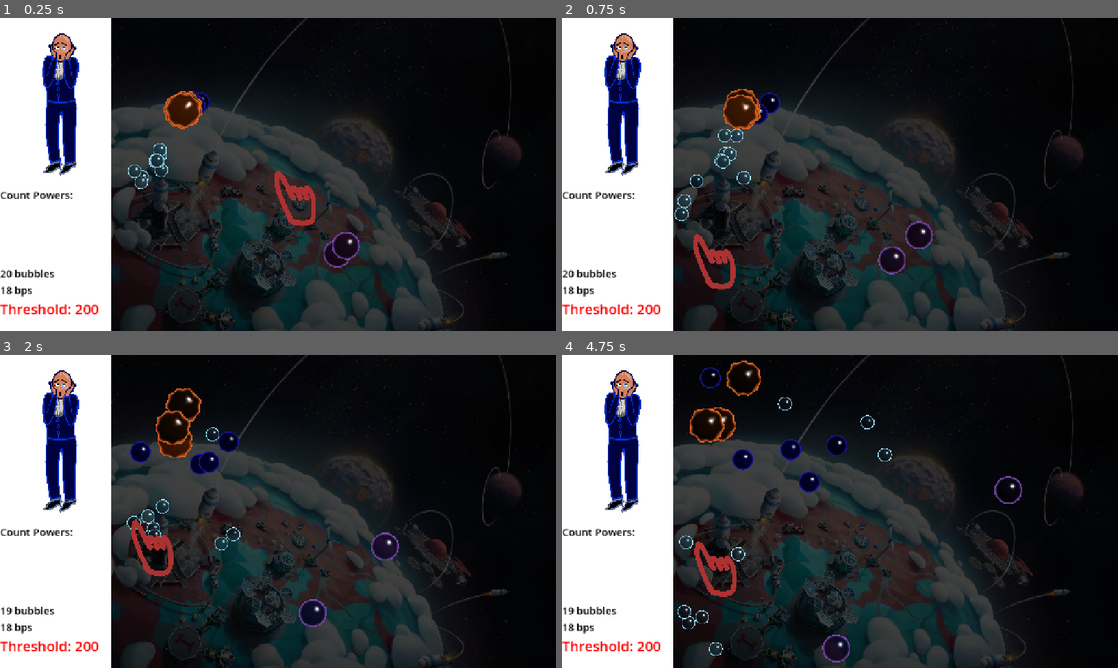
Above: before the commit, frames 1-4 (two rows, left to right).
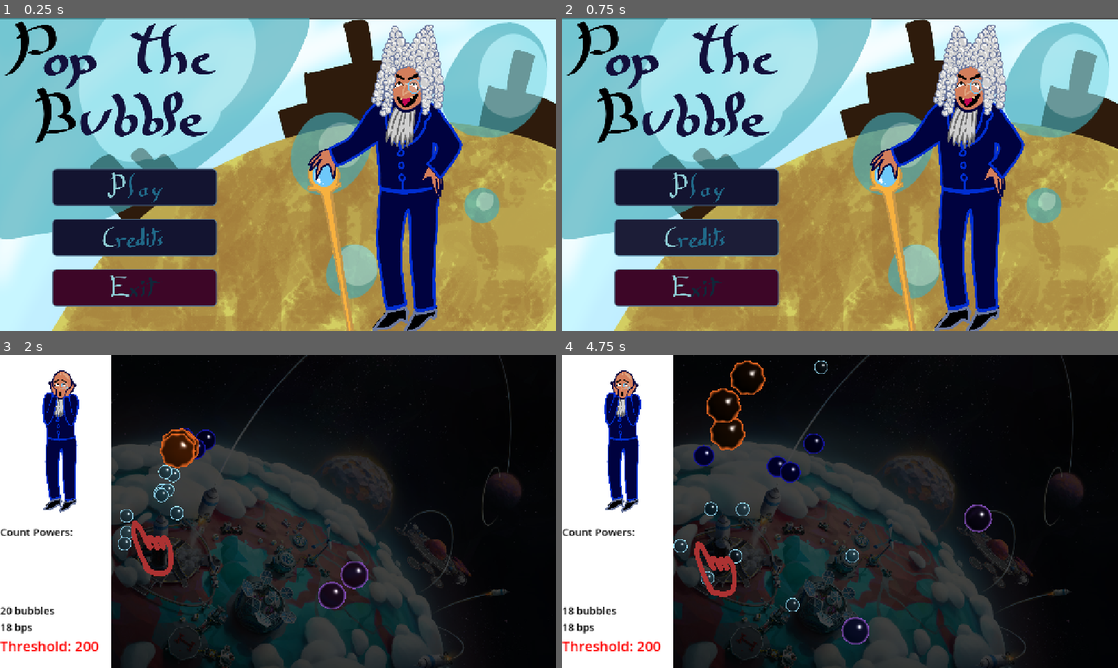
Above: after the commit, the same moments.

Repository: Isaac-SOL/Pop-the-Bubble
Game: Godot game, scene res://scenes/level/main_menu.tscn
Same seed, same stepped clock (60 frames per second), same inputs: the game is played once before the commit and once after it. Before the commit the project starts from res://scenes/level/main.tscn.
Inputs (mouse positions are in pixels of both pictures, inside the frame that each line leads up to):
- Up to frame 1 (0.25 s): no input
- Up to frame 2 (0.75 s): click (695, 237) at 0.52 s
- Up to frame 3 (2 s): click (133, 524) at 1.27 s
- Up to frame 4 (4.75 s): move the mouse to (962, 495) at 2.02 s; press the mouse at (962, 495) at 2.03 s; release the mouse at (962, 495) at 2.75 s; drag from (728, 527) to (606, 511) at 2.77 s; move the mouse to (895, 442) at 3.52 s; press the mouse at (895, 442) at 3.53 s; release the mouse at (895, 442) at 4.25 s; drag from (812, 574) to (701, 545) at 4.27 s

The runs differ from the first frame. In frame 1, 98% of the frame differs, in the area x 0-100%, y 0-100%; in frame 2, 98%; in frame 3, 3.3%; in frame 4, 4.0%.

Commit message:
Ouais bon le menu maintenant il fonctionne (sauf les crédits)

Diff:
--- a/project.godot
+++ b/project.godot
@@ -11,7 +11,7 @@
 [application]
 
 config/name="Pop the Bubble"
-run/main_scene="uid://c3nr42q8h5b57"
+run/main_scene="uid://ba6k6sy13ikik"
 config/features=PackedStringArray("4.7", "GL Compatibility")
 config/icon="res://icon.svg"
 
--- /dev/null
+++ b/scenes/level/main_menu.tscn
@@ -0,0 +1,80 @@
+[gd_scene format=3 uid="uid://ba6k6sy13ikik"]
+
+[ext_resource type="Texture2D" uid="uid://c2wc51anu4srq" path="res://assets/main_menu/BG-planet.png" id="1_2das6"]
+[ext_resource type="Texture2D" uid="uid://cfcurfghcwwpf" path="res://assets/main_menu/BG-Bubble.png" id="2_todpk"]
+[ext_resource type="Texture2D" uid="uid://8hnufh0baw0t" path="res://assets/models/count/default_avec_perruque.png" id="3_uhh3u"]
+[ext_resource type="Texture2D" uid="uid://d3vfbujintyve" path="res://assets/main_menu/title.png" id="4_qk7b3"]
+[ext_resource type="Script" uid="uid://b6capj3hw4ra3" path="res://scripts/main_menu/manage_buttons_signals.gd" id="5_5qxj2"]
+[ext_resource type="Texture2D" uid="uid://ds0xydiplf6pe" path="res://assets/main_menu/play.png" id="6_eflvk"]
+[ext_resource type="Script" uid="uid://bf4m8oubknfeb" path="res://scripts/main_menu/CustomBubbleButton.gd" id="7_ngoya"]
+[ext_resource type="Texture2D" uid="uid://ds8xqkw855bda" path="res://assets/main_menu/credits.png" id="8_iof7n"]
+[ext_resource type="Texture2D" uid="uid://bvsrxgt04qb7t" path="res://assets/main_menu/exit.png" id="9_dad53"]
+[ext_resource type="Script" uid="uid://jvnk5ufpk55y" path="res://scripts/main_menu/custom_button_exit.gd" id="10_7pd75"]
+
+[node name="Node2D" type="Node2D" unique_id=1263871702]
+
+[node name="BgPlanet" type="Sprite2D" parent="." unique_id=150338586]
+position = Vector2(616, 376)
+scale = Vector2(0.6929597, 0.6929597)
+texture = ExtResource("1_2das6")
+
+[node name="BgBubble" type="Sprite2D" parent="." unique_id=1856574334]
+position = Vector2(648, 360.00003)
+scale = Vector2(0.68779767, 0.68266207)
+texture = ExtResource("2_todpk")
+
+[node name="DefaultAvecPerruque" type="Sprite2D" parent="." unique_id=940911901]
+position = Vector2(960, 416)
+scale = Vector2(0.29423448, 0.29423448)
+texture = ExtResource("3_uhh3u")
+
+[node name="Title" type="Sprite2D" parent="." unique_id=493673303]
+position = Vector2(-3.0517578e-05, -1.5258789e-05)
+scale = Vector2(0.75803113, 0.563696)
+texture = ExtResource("4_qk7b3")
+centered = false
+
+[node name="MarginContainer" type="MarginContainer" parent="." unique_id=772176948]
+offset_right = 1280.0
+offset_bottom = 720.0
+scale = Vector2(1, 0.98947984)
+theme_override_constants/margin_left = 120
+theme_override_constants/margin_top = 350
+theme_override_constants/margin_right = 780
+theme_override_constants/margin_bottom = 30
+
+[node name="VBox_menu" type="VBoxContainer" parent="MarginContainer" unique_id=929989577]
+layout_mode = 2
+theme_override_constants/separation = 30
+script = ExtResource("5_5qxj2")
+
+[node name="CustomButton_play" type="Button" parent="MarginContainer/VBox_menu" unique_id=99138934]
+layout_mode = 2
+theme_override_constants/outline_size = 2
+theme_override_constants/icon_max_width = 150
+icon = ExtResource("6_eflvk")
+icon_alignment = 1
+script = ExtResource("7_ngoya")
+metadata/_custom_type_script = "uid://bf4m8oubknfeb"
+
+[node name="CustomButton_credits" type="Button" parent="MarginContainer/VBox_menu" unique_id=1280504617]
+layout_mode = 2
+theme_override_constants/outline_size = 2
+theme_override_constants/icon_max_width = 150
+icon = ExtResource("8_iof7n")
+icon_alignment = 1
+script = ExtResource("7_ngoya")
+metadata/_custom_type_script = "uid://bf4m8oubknfeb"
+
+[node name="CustomButton_exit" type="Button" parent="MarginContainer/VBox_menu" unique_id=124566844]
+layout_mode = 2
+theme_override_constants/outline_size = 2
+theme_override_constants/icon_max_width = 150
+icon = ExtResource("9_dad53")
+icon_alignment = 1
+script = ExtResource("10_7pd75")
+metadata/_custom_type_script = "uid://bf4m8oubknfeb"
+
+[connection signal="button_up" from="MarginContainer/VBox_menu/CustomButton_play" to="MarginContainer/VBox_menu" method="_on_custom_button_play_button_up"]
+[connection signal="button_up" from="MarginContainer/VBox_menu/CustomButton_credits" to="MarginContainer/VBox_menu" method="_on_custom_button_credits_button_up"]
+[connection signal="button_up" from="MarginContainer/VBox_menu/CustomButton_exit" to="MarginContainer/VBox_menu" method="_on_custom_button_exit_button_up"]
--- a/scenes/main_menu.tscn
+++ /dev/null
@@ -1,66 +0,0 @@
-[gd_scene format=3 uid="uid://ba6k6sy13ikik"]
-
-[ext_resource type="Texture2D" uid="uid://c2wc51anu4srq" path="res://assets/main_menu/BG-planet.png" id="1_bqqt6"]
-[ext_resource type="Texture2D" uid="uid://cfcurfghcwwpf" path="res://assets/main_menu/BG-Bubble.png" id="2_wu84c"]
-[ext_resource type="Texture2D" uid="uid://8hnufh0baw0t" path="res://assets/models/count/default_avec_perruque.png" id="3_8ln24"]
-[ext_resource type="Texture2D" uid="uid://d3vfbujintyve" path="res://assets/main_menu/title.png" id="4_oa1go"]
-[ext_resource type="Texture2D" uid="uid://ds0xydiplf6pe" path="res://assets/main_menu/play.png" id="5_tbmy8"]
-[ext_resource type="Texture2D" uid="uid://ds8xqkw855bda" path="res://assets/main_menu/credits.png" id="6_jk1qb"]
-[ext_resource type="Texture2D" uid="uid://bvsrxgt04qb7t" path="res://assets/main_menu/exit.png" id="7_5dd4i"]
-
-[node name="Node2D" type="Node2D" unique_id=1263871702]
-
-[node name="BgPlanet" type="Sprite2D" parent="." unique_id=150338586]
-position = Vector2(616, 376)
-scale = Vector2(0.6929597, 0.6929597)
-texture = ExtResource("1_bqqt6")
-
-[node name="BgBubble" type="Sprite2D" parent="." unique_id=1856574334]
-position = Vector2(648, 360.00003)
-scale = Vector2(0.68779767, 0.68266207)
-texture = ExtResource("2_wu84c")
-
-[node name="DefaultAvecPerruque" type="Sprite2D" parent="." unique_id=940911901]
-position = Vector2(960, 416)
-scale = Vector2(0.29423448, 0.29423448)
-texture = ExtResource("3_8ln24")
-
-[node name="Title" type="Sprite2D" parent="." unique_id=493673303]
-position = Vector2(-3.0517578e-05, -1.5258789e-05)
-scale = Vector2(0.75803113, 0.563696)
-texture = ExtResource("4_oa1go")
-centered = false
-
-[node name="MarginContainer" type="MarginContainer" parent="." unique_id=772176948]
-offset_right = 1280.0
-offset_bottom = 720.0
-scale = Vector2(1, 0.98947984)
-theme_override_constants/margin_left = 120
-theme_override_constants/margin_top = 350
-theme_override_constants/margin_right = 780
-theme_override_constants/margin_bottom = 30
-
-[node name="VBoxContainer" type="VBoxContainer" parent="MarginContainer" unique_id=929989577]
-layout_mode = 2
-theme_override_constants/separation = 30
-
-[node name="Button" type="Button" parent="MarginContainer/VBoxContainer" unique_id=940985174]
-layout_mode = 2
-theme_override_constants/outline_size = 2
-theme_override_constants/icon_max_width = 150
-icon = ExtResource("5_tbmy8")
-icon_alignment = 1
-
-[node name="Button4" type="Button" parent="MarginContainer/VBoxContainer" unique_id=727909119]
-layout_mode = 2
-theme_override_constants/outline_size = 2
-theme_override_constants/icon_max_width = 150
-icon = ExtResource("6_jk1qb")
-icon_alignment = 1
-
-[node name="Button2" type="Button" parent="MarginContainer/VBoxContainer" unique_id=1877025852]
-layout_mode = 2
-theme_override_constants/outline_size = 2
-theme_override_constants/icon_max_width = 150
-icon = ExtResource("7_5dd4i")
-icon_alignment = 1
--- /dev/null
+++ b/scripts/main_menu/CustomBubbleButton.gd
@@ -0,0 +1,36 @@
+extends Button
+class_name CustomBubbleButton
+
+const BORDER_WIDTH = 2
+const CORNER_RADIUS = 10
+const CORNER_DETAIL = 8
+
+# Called when the node enters the scene tree for the first time.
+func _ready() -> void:
+	var normal_stylebox = create_stylebox(
+		Color(0.075, 0.078, 0.188),
+		Color(0.353, 0.482, 0.58)
+	)
+
+	var hover_stylebox = create_stylebox(
+		Color(0.11, 0.114, 0.214, 1.0),
+		Color(0.37, 0.565, 0.669, 1.0)
+	)
+
+	var pressed_stylebox = create_stylebox(
+		Color(0.044, 0.047, 0.131, 1.0),
+		Color(0.234, 0.334, 0.409, 1.0)
+	)
+
+	set("theme_override_styles/normal", normal_stylebox)
+	set("theme_override_styles/hover", hover_stylebox)
+	set("theme_override_styles/pressed", pressed_stylebox)
+
+func create_stylebox(bg_color, border_color) -> StyleBoxFlat:
+	var normal_stylebox = StyleBoxFlat.new()
+	normal_stylebox.bg_color = bg_color
+	normal_stylebox.border_color = border_color
+	normal_stylebox.set_border_width_all(BORDER_WIDTH)
+	normal_stylebox.set_corner_radius_all(CORNER_RADIUS)
+	normal_stylebox.corner_detail = CORNER_DETAIL
+	return normal_stylebox
--- /dev/null
+++ b/scripts/main_menu/custom_button_exit.gd
@@ -0,0 +1,12 @@
+extends CustomBubbleButton
+
+
+# Called when the node enters the scene tree for the first time.
+func _ready() -> void:
+	super()
+	var normal_stylebox:StyleBoxFlat = get("theme_override_styles/normal")
+	normal_stylebox.bg_color = Color(0.241, 0.025, 0.155, 1.0)#Color(0.075, 0.078, 0.188)
+	var hover_stylebox:StyleBoxFlat = get("theme_override_styles/hover")
+	hover_stylebox.bg_color = Color(0.276, 0.079, 0.233, 1.0)
+	var pressed_stylebox:StyleBoxFlat = get("theme_override_styles/pressed")
+	pressed_stylebox.bg_color = Color(0.205, 0.011, 0.116, 1.0)
--- /dev/null
+++ b/scripts/main_menu/manage_buttons_signals.gd
@@ -0,0 +1,12 @@
+extends VBoxContainer
+
+func _on_custom_button_play_button_up() -> void:
+	get_tree().change_scene_to_file("res://scenes/level/main.tscn")
+
+
+func _on_custom_button_credits_button_up() -> void:
+	pass
+
+
+func _on_custom_button_exit_button_up() -> void:
+	get_tree().quit()
Not shown, added: scripts/main_menu/CustomBubbleButton.gd.uid
Not shown, added: scripts/main_menu/custom_button_exit.gd.uid
Not shown, added: scripts/main_menu/manage_buttons_signals.gd.uid
